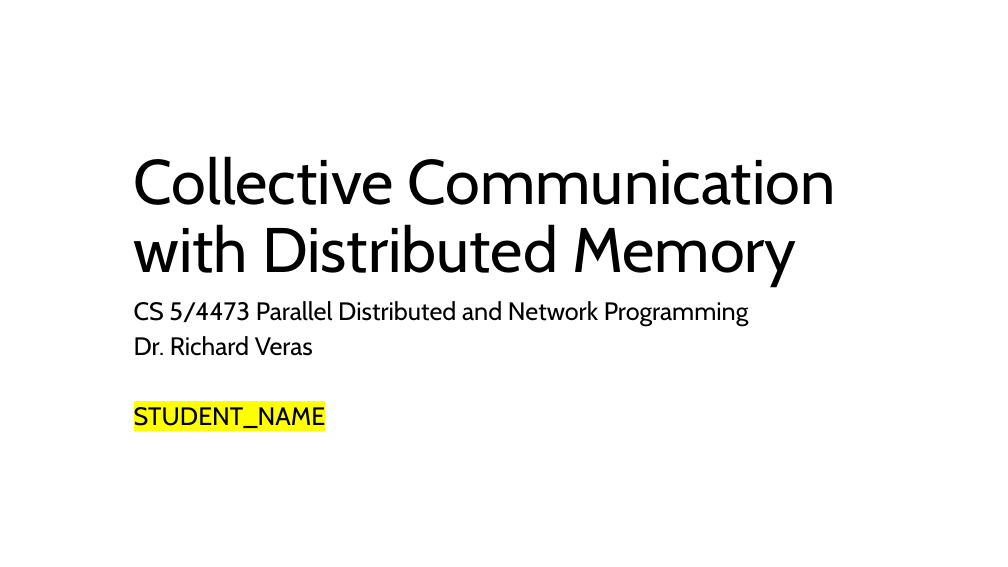
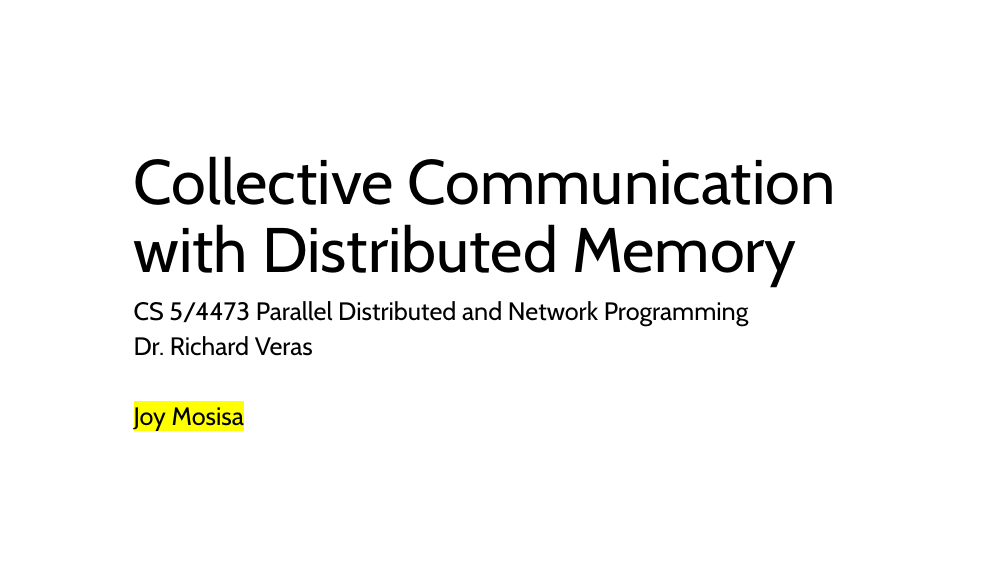
Before and after one commit to c0deToJoy/PDN, a slide deck: slide 1 of PG7/collective_communication_on_distributed_mem/cc_dot_and_arrow_diagrams_dist_mem.pptx. Drawn at 1008x567 pixels with LibreOffice and Linux fonts; fonts in the diff are those of the drawing. Boxes give left, top, right and bottom in pixels: in the first picture for what was removed or moved away, otherwise in the second. Text is boxed around its words. In the diff, an @@ line names an element or a change of style, - is before the commit and + after.

```diff
--- a/PG7/collective_communication_on_distributed_mem/cc_dot_and_arrow_diagrams_dist_mem.pptx
+++ b/PG7/collective_communication_on_distributed_mem/cc_dot_and_arrow_diagrams_dist_mem.pptx
@@ subtitle at box(134, 407, 244, 431): text changed @@
-STUDENT_NAME
+Joy Mosisa
```
Also in this commit, not shown: 7 other slides changed, 4 other files.
